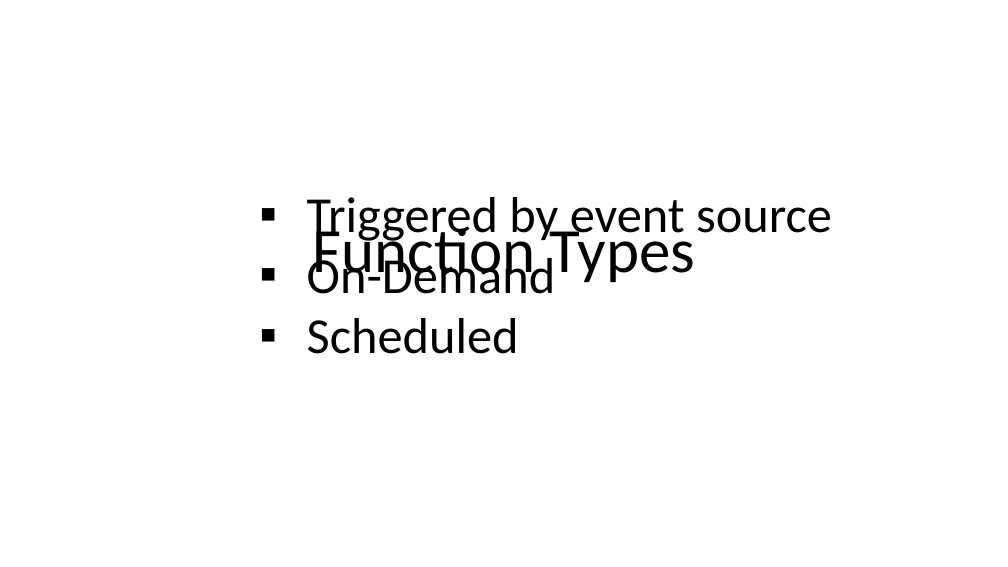
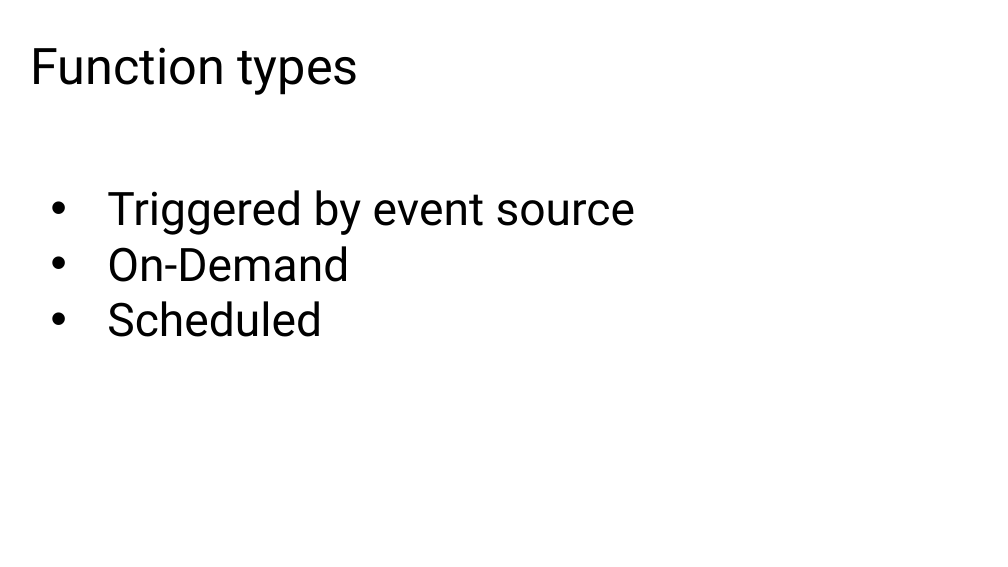
Before and after one commit to alex-zyl/FunctionsVSLambda, a slide deck: slide 16 of Presentation/Presentation.pptx (slide 10 before the commit). Drawn at 1008x567 pixels with LibreOffice and Linux fonts; fonts in the diff are those of the drawing. Boxes give left, top, right and bottom in pixels: in the first picture for what was removed or moved away, otherwise in the second. Text is boxed around its words. In the diff, an @@ line names an element or a change of style, - is before the commit and + after.

```diff
--- a/Presentation/Presentation.pptx
+++ b/Presentation/Presentation.pptx
@@ text "Function types" at [30, 47, 358, 95]: vertical alignment bottom to middle @@
@@ text at [30, 47, 358, 95]: text changed; size 60 to 48 pt; font Calibri to Roboto @@
-Function Types
+Function types
@@ text "Triggered by event source": place and size @@
-text "Triggered by event source" at [307, 197, 832, 354]
+text "Triggered by event source" at [107, 190, 636, 337]
@@ text "Triggered by event source" at [107, 190, 636, 337]: size 48 to 44 pt, font Calibri to Roboto; bullet ▪ to • @@
```
Also in this commit, not shown: 25 other slides changed, 12 slides added, 3 slides removed, 23 other files.
